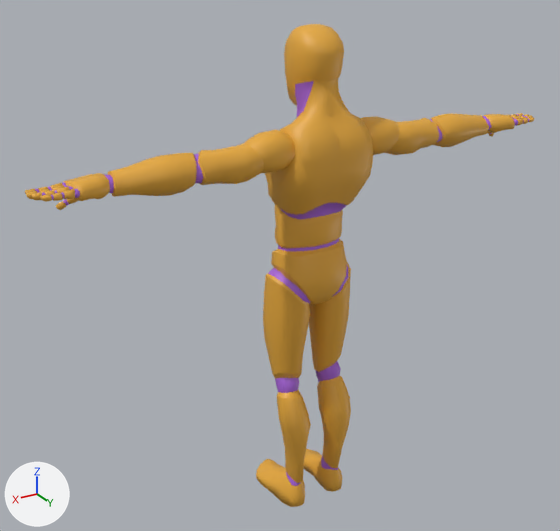
Renders of the glTF model public/assets/models/personagem-cc0.glb from each side of a commit.
Both versions are drawn from a 50 mm camera at (1.42, 2.16, 2.1) aimed at (0.11, -0.02, 1.01). The lights are fixed; the arrows at lower left show +X, +Y and +Z. The picture after the commit comes second. Vertices at exactly the same position are counted once.

In view in the first picture: 'Mannequin'.
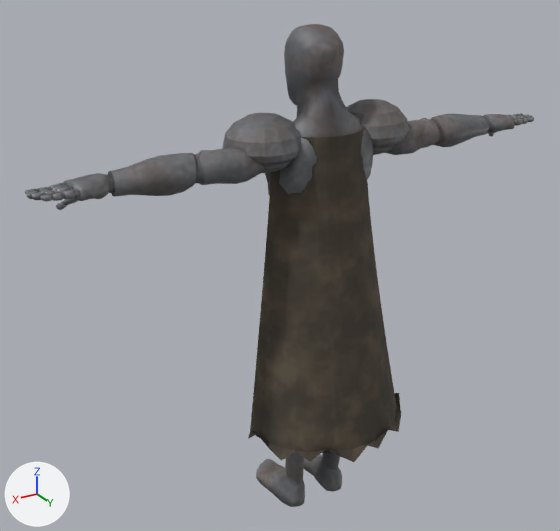
Changed parts and their boxes [x1, y1, x2, y2] in the pictures (560 x 531 px; the box of a moved part takes in the faces that stretch with it):
part 1 of me_mannequin, added: after [248, 129, 401, 462]
part 2 of me_mannequin, added: after [223, 113, 301, 166]
part 3 of me_mannequin, added: after [346, 99, 409, 148]
part 4 of me_mannequin, moved or reshaped: [487, 114, 534, 137] in both
part 5 of me_mannequin, moved or reshaped: before [25, 183, 80, 210]; after [25, 184, 80, 210]
part 6 of me_mannequin, moved or reshaped (not visible afterwards): before [303, 203, 346, 226]
part 7 of me_mannequin, recoloured: [25, 24, 534, 507] in both
part 8 of me_mannequin, recoloured: [48, 81, 529, 486] in both

What the commit changed:
Picture 'armadura-cor' (img_armadura_cor) is new.
Picture 'armadura-orm' (img_armadura_orm) is new.
Material 'Armadura_Gasta' (mat_armadura_gasta) is new.
Uses the picture img_armadura_cor.
Uses the picture img_armadura_orm.
me_mannequin is used by ob_mannequin; location (0.0, 0.0, 0.0).
me_mannequin had 6994 vertices, 13743 faces and spanned x -0.97..0.97, y -0.21..0.16, z 0.0..1.83.
me_mannequin now has 7479 vertices, 14639 faces and spans x -0.97..0.97, y -0.21..0.39, z 0.0..1.83.
me_mannequin part 1: a new loose piece of 285 vertices spanning x -0.32..0.32, y 0.03..0.39, z 0.39..1.5, in mat_armadura_gasta.
me_mannequin part 2: a new loose piece of 100 vertices spanning x 0.08..0.35, y -0.08..0.17, z 1.41..1.57, in mat_armadura_gasta.
me_mannequin part 3: a new loose piece of 100 vertices spanning x -0.35..-0.08, y -0.08..0.17, z 1.41..1.57, in mat_armadura_gasta.
me_mannequin part 4: 455 vertices moved within x -0.97..-0.8, y -0.02..0.12, z 1.35..1.45; 10 vertices removed from x -0.94..-0.8, y 0.0..0.12, z 1.39..1.45; 10 vertices added at x -0.94..-0.8, y 0.01..0.11, z 1.39..1.45.
me_mannequin part 5: 382 vertices moved within x 0.8..0.97, y -0.02..0.12, z 1.35..1.45; 10 vertices removed from x 0.8..0.94, y 0.0..0.12, z 1.39..1.45; 10 vertices added at x 0.8..0.94, y 0.01..0.11, z 1.39..1.45.
me_mannequin part 6: 6 vertices moved within x -0.1..0.03, y -0.08..0.08, z 1.2..1.25.
me_mannequin part 7: 4857 faces spanning x -0.97..0.97, y -0.21..0.16, z 0.0..1.83 switch from mat_m_main (orange #e7aa3a) to mat_armadura_gasta.
me_mannequin part 8: 1674 faces spanning x -0.95..0.95, y -0.12..0.12, z 0.1..1.67 switch from mat_m_joints (purple #aa66db) to mat_armadura_gasta.
